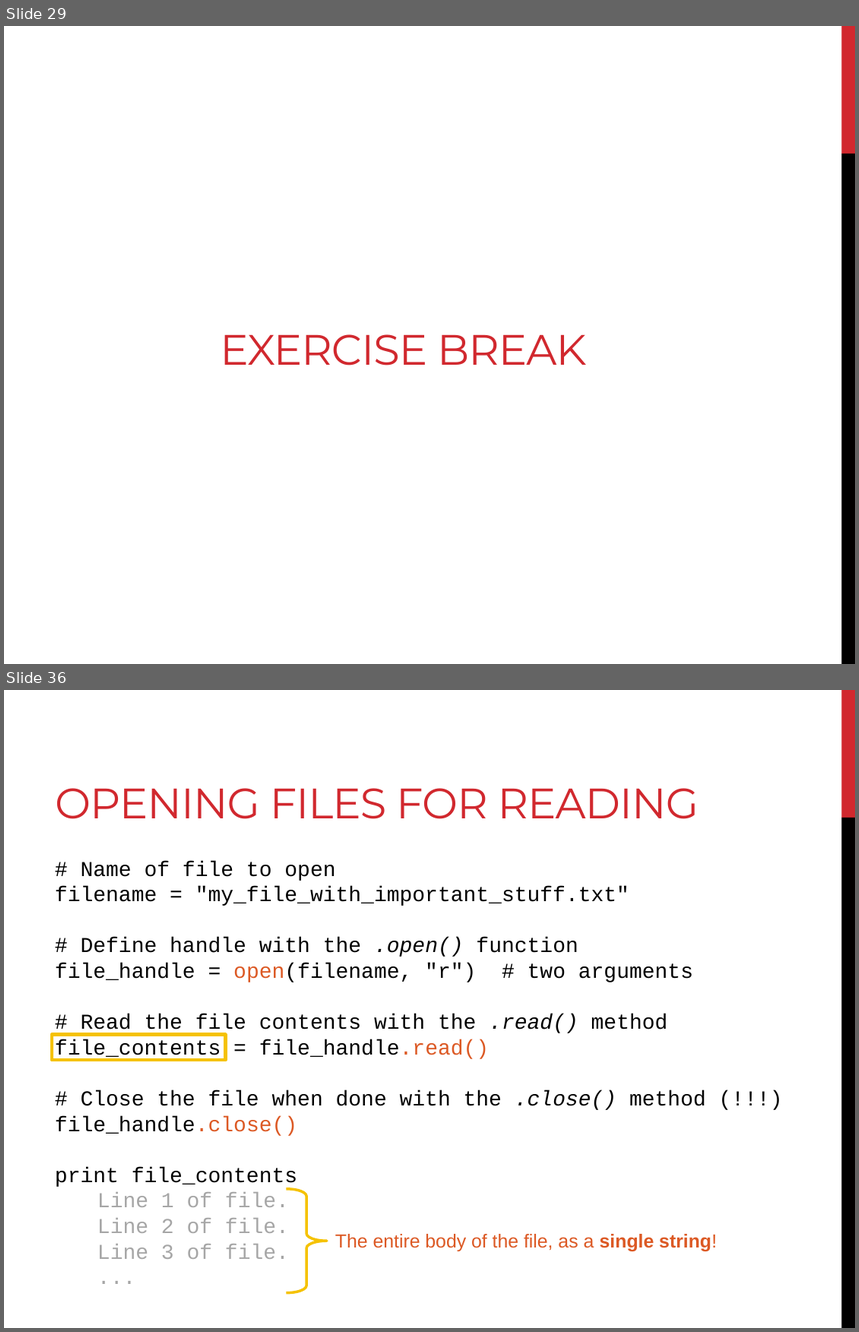
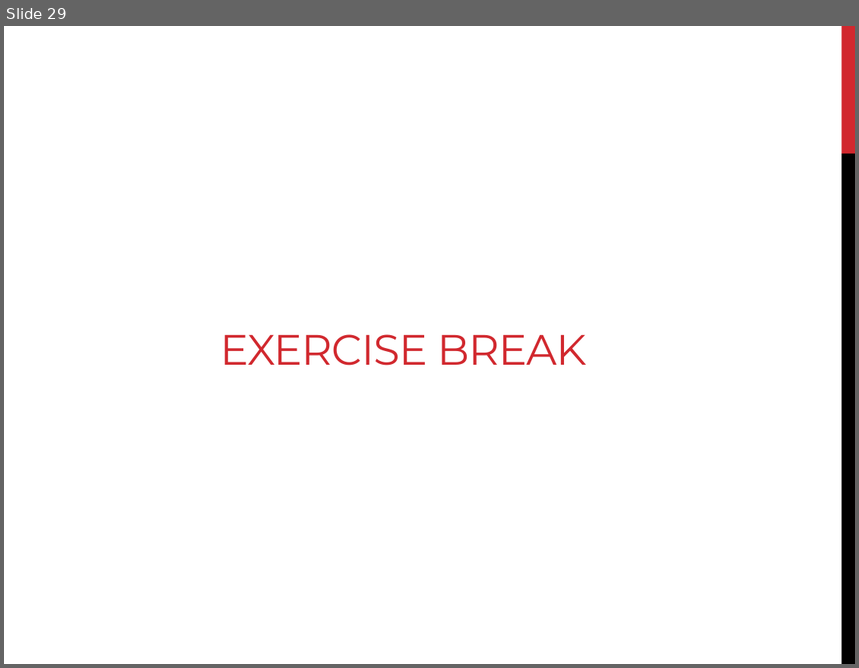
Before and after one commit to BjornFJohansson/ccbb_bigdata2015_python, a slide deck: slides/slides_day3.pptx. Shown one above the other, each under a label of ours: slides 29 and 36 before the commit, slide 29 after it; the slides between them are not shown. The pictures are 859x1332 and 859x668 pixels, drawn with LibreOffice and Linux fonts; fonts in the diff are those of the drawing. Boxes give left, top, right and bottom in pixels: in the first picture for what was removed or moved away, otherwise in the second. Text is boxed around its words. In the diff, an @@ line names an element or a change of style, - is before the commit and + after.

Commit message:
update

```diff
--- a/slides/slides_day3.pptx
+++ b/slides/slides_day3.pptx
@@ slide 36 removed at box(4, 690, 855, 1328), background #FFFFFF; not listed: 2 template elements that a slide beside it also shows @@
@@ title removed at box(55, 788, 699, 819) @@
-OPENING FILES FOR READING
@@ text removed at box(55, 861, 706, 1259) @@
-# Name of file to open
-filename = "my_file_with_important_stuff.txt"
-# Define handle with the .open() function
-file_handle = open(filename, "r") # two arguments
-# Read the file contents with the .read() method
-file_contents = file_handle.read()
-# Close the file when done with the .close() method (!!!)
-file_handle.close()
-print file_contents
-Line 1 of file.
-Line 2 of file.
-Line 3 of file.
-...
@@ rectangle removed at box(52, 1035, 225, 1060) @@
@@ right brace removed at box(287, 1189, 328, 1293) @@
@@ text removed at box(335, 1234, 717, 1252) @@
-The entire body of the file, as a single string!
```
Also in this commit, not shown: 19 other slides removed.
